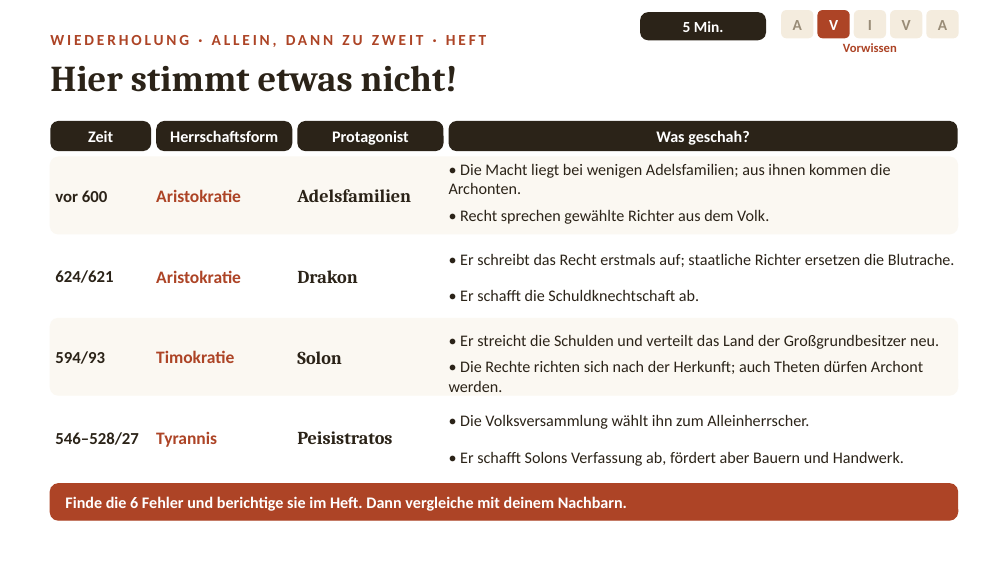
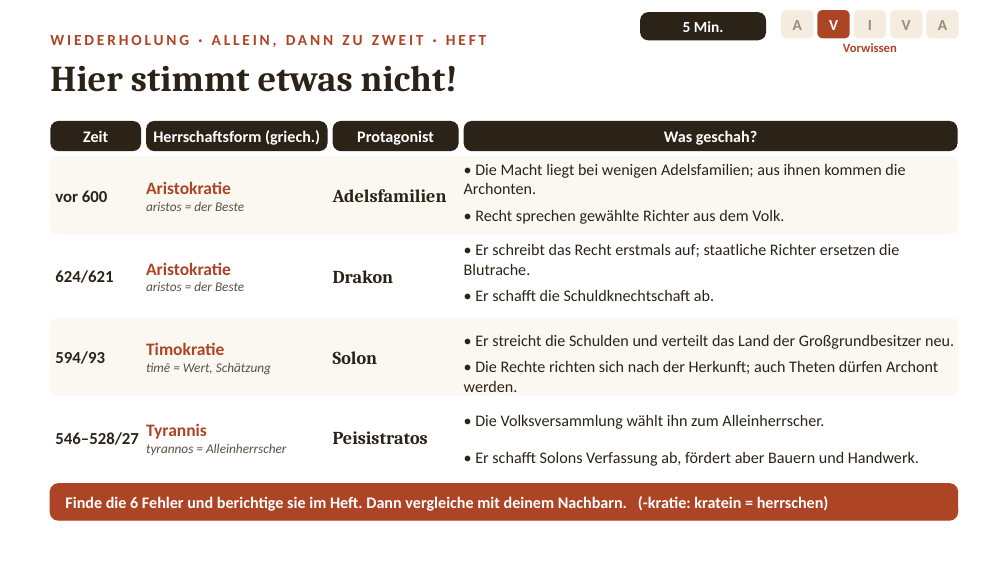
Before and after one commit to golzkonstantin-gif/Schule, a slide deck: slide 3 of Geschichte_11/Stunde_Kleisthenes/Folien_Kleisthenes.pptx. Drawn at 1008x567 pixels with LibreOffice and Linux fonts; fonts in the diff are those of the drawing. Boxes give left, top, right and bottom in pixels: in the first picture for what was removed or moved away, otherwise in the second. Text is boxed around its words. In the diff, an @@ line names an element or a change of style, - is before the commit and + after.

```diff
--- a/Geschichte_11/Stunde_Kleisthenes/Folien_Kleisthenes.pptx
+++ b/Geschichte_11/Stunde_Kleisthenes/Folien_Kleisthenes.pptx
@@ rounded rectangle "Zeit": place and size @@
-rounded rectangle "Zeit" at <box>50,121,151,151</box>
+rounded rectangle "Zeit" at <box>50,121,141,151</box>
@@ rounded rectangle "Herrschaftsform (griech.)": place and size @@
-rounded rectangle "Herrschaftsform (griech.)" at <box>156,121,292,151</box>
+rounded rectangle "Herrschaftsform (griech.)" at <box>146,121,328,151</box>
@@ text in rounded rectangle at <box>153,130,320,145</box>: text changed @@
-Herrschaftsform
+Herrschaftsform (griech.)
@@ rounded rectangle "Protagonist": place and size @@
-rounded rectangle "Protagonist" at <box>297,121,444,151</box>
+rounded rectangle "Protagonist" at <box>333,121,459,151</box>
@@ rounded rectangle "Was geschah?": place and size @@
-rounded rectangle "Was geschah?" at <box>449,121,958,151</box>
+rounded rectangle "Was geschah?" at <box>464,121,958,151</box>
@@ text "Adelsfamilien": place and size @@
-text "Adelsfamilien" at <box>297,189,411,202</box>
+text "Adelsfamilien" at <box>333,189,447,202</box>
@@ text "• Die Macht liegt bei ...": place and size @@
-text "• Die Macht liegt bei ..." at <box>449,163,890,194</box>
+text "• Die Macht liegt bei ..." at <box>464,163,905,194</box>
@@ text at <box>146,181,244,211</box>: text changed; size 12.5 to 9.5 pt; text colour #AD4426 to #5A5044; bold off; italic on @@
-Aristokratie
+Aristokratie
+aristos = der Beste
@@ text "• Recht sprechen gewählte Richter ...": place and size @@
-text "• Recht sprechen gewählte Richter ..." at <box>460,209,769,224</box>
+text "• Recht sprechen gewählte Richter ..." at <box>475,209,784,224</box>
@@ text "Drakon": place and size @@
-text "Drakon" at <box>297,270,358,283</box>
+text "Drakon" at <box>333,270,394,283</box>
@@ text at <box>146,262,244,291</box>: text changed; size 12.5 to 9.5 pt; text colour #AD4426 to #5A5044; bold off; italic on @@
-Aristokratie
+Aristokratie
+aristos = der Beste
@@ text "• Er schreibt das Recht ..." rewrapped from <box>460,253,955,267</box> to <box>464,243,899,275</box> @@
@@ text "• Er schafft die Schuldknechtschaft ...": place and size @@
-text "• Er schafft die Schuldknechtschaft ..." at <box>460,289,699,301</box>
+text "• Er schafft die Schuldknechtschaft ..." at <box>475,289,714,301</box>
@@ text "Solon": place and size @@
-text "Solon" at <box>297,351,342,364</box>
+text "Solon" at <box>333,351,378,364</box>
@@ text "• Er streicht die Schulden ...": place and size @@
-text "• Er streicht die Schulden ..." at <box>460,334,939,349</box>
+text "• Er streicht die Schulden ..." at <box>475,334,954,349</box>
@@ text at <box>146,342,271,375</box>: text changed; size 12.5 to 9.5 pt; text colour #AD4426 to #5A5044; bold off; italic on @@
-Timokratie
+Timokratie
+timē = Wert, Schätzung
@@ text "• Die Rechte richten sich ...": place and size @@
-text "• Die Rechte richten sich ..." at <box>449,360,923,392</box>
+text "• Die Rechte richten sich ..." at <box>464,360,938,392</box>
@@ text "Peisistratos": place and size @@
-text "Peisistratos" at <box>297,431,392,444</box>
+text "Peisistratos" at <box>333,431,428,444</box>
@@ text "• Die Volksversammlung wählt ihn ...": place and size @@
-text "• Die Volksversammlung wählt ihn ..." at <box>460,414,809,429</box>
+text "• Die Volksversammlung wählt ihn ..." at <box>475,414,824,429</box>
@@ text at <box>146,423,287,455</box>: text changed; size 12.5 to 9.5 pt; text colour #AD4426 to #5A5044; bold off; italic on @@
-Tyrannis
+Tyrannis
+tyrannos = Alleinherrscher
@@ text "• Er schafft Solons Verfassung ...": place and size @@
-text "• Er schafft Solons Verfassung ..." at <box>460,451,904,466</box>
+text "• Er schafft Solons Verfassung ..." at <box>475,451,919,466</box>
@@ text at <box>65,496,829,511</box>: text changed @@
-Finde die 6 Fehler und berichtige sie im Heft. Dann vergleiche mit deinem Nachbarn.
+Finde die 6 Fehler und berichtige sie im Heft. Dann vergleiche mit deinem Nachbarn. (-kratie: kratein = herrschen)
```
Also in this commit, not shown: 1 other slide changed, 2 other files.
